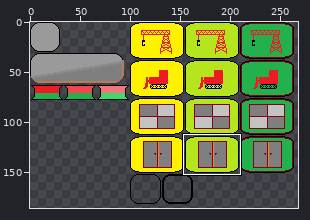
Two states of a sprite sheet, res/gui.png. Above: a wide view before the commit, with the close-up outlined.
Close-up. Old version:
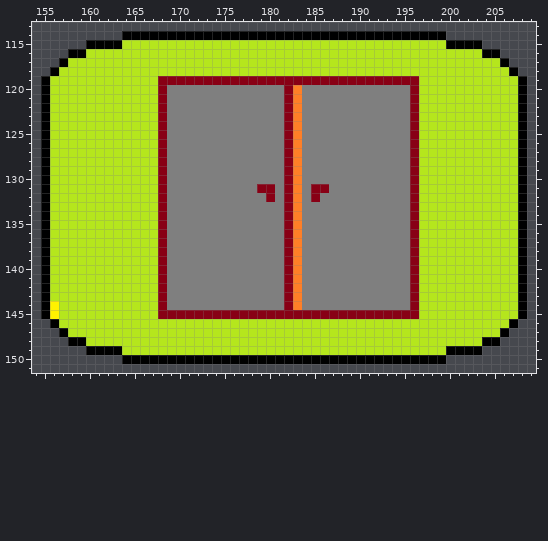
The file is 512x256 pixels. Colours within 5 levels of each other are drawn and written as one. Shown: x 154..209, y 113..151. The wide view leaves out empty margins. The commit also changed other parts of the picture, which this record leaves out.
After:
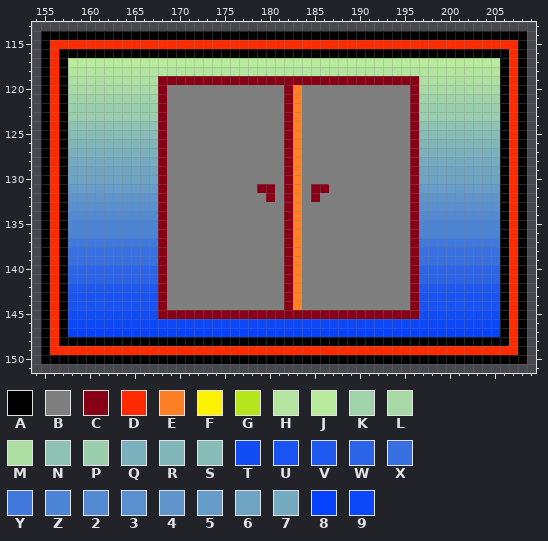
Palette (. is transparent): A #000000  B #7f7f7f  C #880015  D #ff2a00  E #ff7f27  F #fff200  G #b5e61d  H #b3e59f  J #b9eb9c  K #a0d3a9  L #a7daa5  M #addfa2  N #8ec2b3  P #9aceac  Q #7bb0bd  R #81b6b9  S #88bcb6  T #124cf5  U #1953f1  V #1f58ee  W #2b64e7  X #3870e1  Y #4078dc  Z #4c84d6  2 #538ad2  3 #5a90cf  4 #6096cb  5 #669cc8  6 #6fa5c3  7 #75abc0  8 #0641fb  9 #0c47f8
Difference:
The author changed colour G to colour 2 in row 134 at x 158 to 167 and 197 to 205.
The author changed colour G to colour 3 in row 133 at x 158 to 167 and 197 to 205.
The author changed colour G to colour 4 in row 132 at x 158 to 167 and 197 to 205.
The author changed colour G to colour 5 in row 131 at x 158 to 167 and 197 to 205.
The author changed colour G to colour 6 in rows 129 to 130 at x 158 to 167 and 197 to 205.
The author changed colour G to colour 7 in row 128 at x 158 to 167 and 197 to 205.
The author changed colour G to colour 8 in row 147 at x 158 to 205.
The author changed colour G to colour 9 in row 146 at x 158 to 205.
Colour A now appears in row 114 at x 155 to 163 and 200 to 208; in row 115 at x 155 and 208; in row 116 at x 155, 157, 206 and 208; in rows 117 to 118 at x 155 and 208; in rows 146 to 147 at x 155 and 208; in row 148 at x 155, 157, 206 and 208.
Colour A now appears in row 149 at x 155 and 208; in row 150 at x 155 to 163 and 200 to 208.
The author changed colour G to colour A in row 116 at x 160 to 203; in rows 118 to 146 at x 157 and 206; in row 148 at x 160 to 203.
Colour D now appears in row 115 at x 156 to 159 and 204 to 207; in rows 116 to 117 at x 156 and 207; in rows 147 to 148 at x 156 and 207; in row 149 at x 156 to 159 and 204 to 207.
The author changed colour A to colour D in row 115 at x 160 to 163 and 200 to 203; in row 118 at x 156 and 207; in row 146 at x 156 and 207; in row 149 at x 160 to 163 and 200 to 203.
The author changed colour F to colour D in rows 144 to 145 at x 156.
The author changed colour G to colour D in row 115 at x 164 to 199; in rows 119 to 143 at x 156 and 207; in rows 144 to 145 at x 207; in row 149 at x 164 to 199.
The author changed colour G to colour H in row 118 at x 158 to 205.
The author changed colour G to colour J in row 117 at x 158 to 205.
The author changed colour G to colour K in row 121 at x 158 to 167 and 197 to 205.
The author changed colour G to colour L in row 120 at x 158 to 167 and 197 to 205.
The author changed colour G to colour M in row 119 at x 158 to 167 and 197 to 205.
The author changed colour G to colour N in row 124 at x 158 to 167 and 197 to 205.
The author changed colour G to colour P in rows 122 to 123 at x 158 to 167 and 197 to 205.
The author changed colour G to colour Q in row 127 at x 158 to 167 and 197 to 205.
The author changed colour G to colour R in row 126 at x 158 to 167 and 197 to 205.
The author changed colour G to colour S in row 125 at x 158 to 167 and 197 to 205.
The author changed colour G to colour T in row 145 at x 158 to 167 and 197 to 205.
The author changed colour G to colour U in rows 143 to 144 at x 158 to 167 and 197 to 205.
The author changed colour G to colour V in row 142 at x 158 to 167 and 197 to 205.
The author changed colour G to colour W in rows 140 to 141 at x 158 to 167 and 197 to 205.
The author changed colour G to colour X in rows 138 to 139 at x 158 to 167 and 197 to 205.
The author changed colour G to colour Y in row 137 at x 158 to 167 and 197 to 205.
The author changed colour G to colour Z in rows 135 to 136 at x 158 to 167 and 197 to 205.
